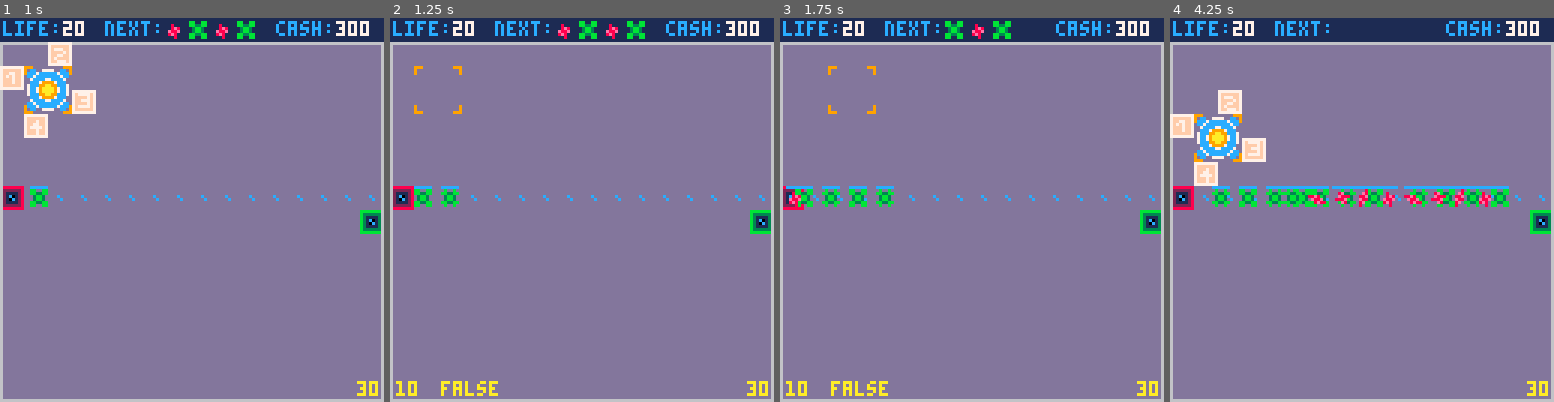
Above: before the commit, frames 1-4 (left to right).
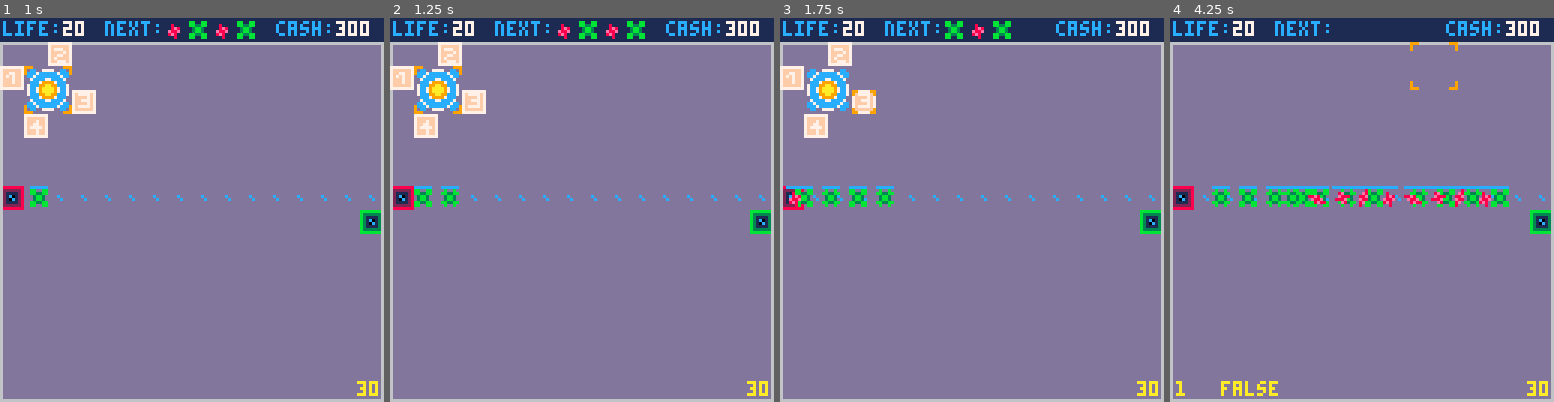
Above: after the commit, the same moments.

Repository: langchr86/pico-bubble-towers
Game: PICO-8 cartridge pico-proto.p8
Same seed, same stepped clock (60 frames per second), same inputs: the game is played once before the commit and once after it.
Inputs:
- Up to frame 1 (1 s): tap X (X key) at 0.33 s; tap O (Z key) at 0.7 s
- Up to frame 2 (1.25 s): tap X (X key) at 1.07 s
- Up to frame 3 (1.75 s): hold Right from 1.6 s (still down); tap O (Z key) at 1.7 s
- Up to frame 4 (4.25 s): tap X (X key) at 1.85, 2.97, 4.08 s; release Right at 2.1 s; tap O (Z key) every 0.4 s from 2.1 to 4.1 s; hold Up 2.15-2.42 s; hold Right 2.47-3.03 s; hold Left 3.08-3.58 s; hold Down 3.63-3.97 s; hold Right from 4.02 s (still down)

Frame 1 is identical in both runs. In frame 2, 3.0% of the frame differs, in the area x 0-29%, y 6-99%; in frame 3, 3.1%; in frame 4, 3.2%, in the area x 0-75%, y 6-99%.

Commit message:
Cursor:menu_handler returns a boolean to show successful action

Diff:
--- a/src/cursor.lua
+++ b/src/cursor.lua
@@ -111,9 +111,10 @@
   if self.show_menu then
     local handler = self.menu_handler
     if handler then
-      handler(self.menu_index)
+      if handler(self.menu_index) then
+        self:HideMenu()
+      end
     end
-    self:HideMenu()
   else
     self:ShowMenu()
   end
--- a/src/pico-proto.lua
+++ b/src/pico-proto.lua
@@ -22,8 +22,11 @@
 ---@param selected_menu number
 local function CursorMenuHandler(menu_index)
   if menu_index == 0 then
-    session:PlaceTower(cursor)
+    return session:PlaceTower(cursor)
+  elseif menu_index == 1 then
+    return false
   end
+  return true
 end
 
 local function CursorMenuSpriteGetter(menu_index)
--- a/src/session.lua
+++ b/src/session.lua
@@ -58,9 +58,10 @@
 end
 
 ---@param cursor Cursor
+---@return boolean
 function Session:PlaceTower(cursor)
   if self:AnyEnemies() then
-    return
+    return false
   end
 
   for tower in all(self.tower_list) do
@@ -69,12 +70,12 @@
       del(self.tower_list, tower)
       self.cash = self.cash + tower:GetValue()
       self:CalculateNewPath()
-      return
+      return true
     end
   end
 
   if not cursor:IsFree() then
-    return
+    return false
   end
 
   local new_tower = Tower:New(cursor.pos)
@@ -82,15 +83,17 @@
   local cost = new_tower:GetBuyCost()
   if self.cash < cost then
     new_tower:Destroy()
-    return
+    return false
   end
 
   if self:CalculateNewPath() then
     add(self.tower_list, new_tower)
     self.cash = self.cash - cost
-  else
-    new_tower:Destroy()
-  end
+    return true
+  end
+
+  new_tower:Destroy()
+  return false
 end
 
 function Session:StartNextWave()
